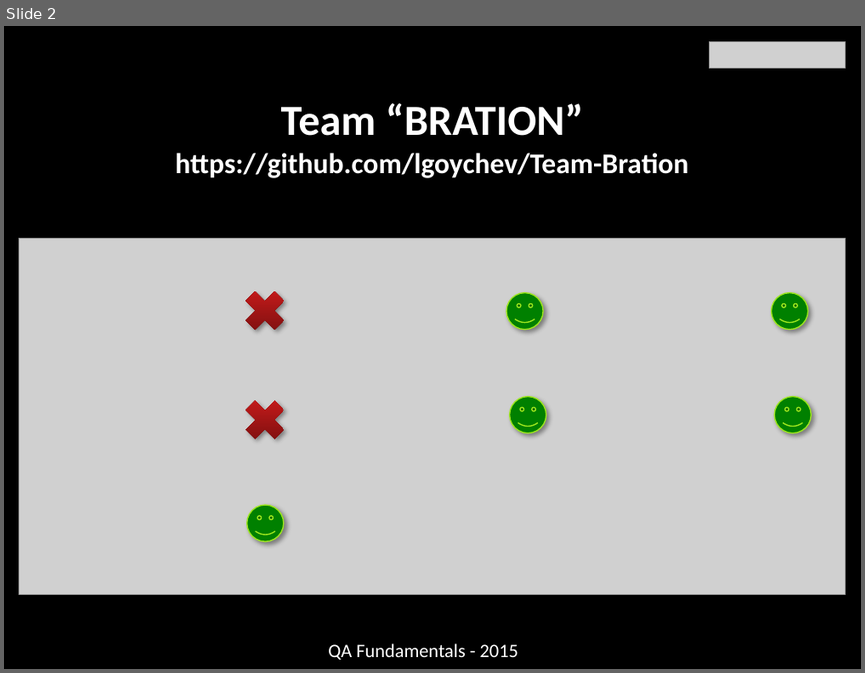
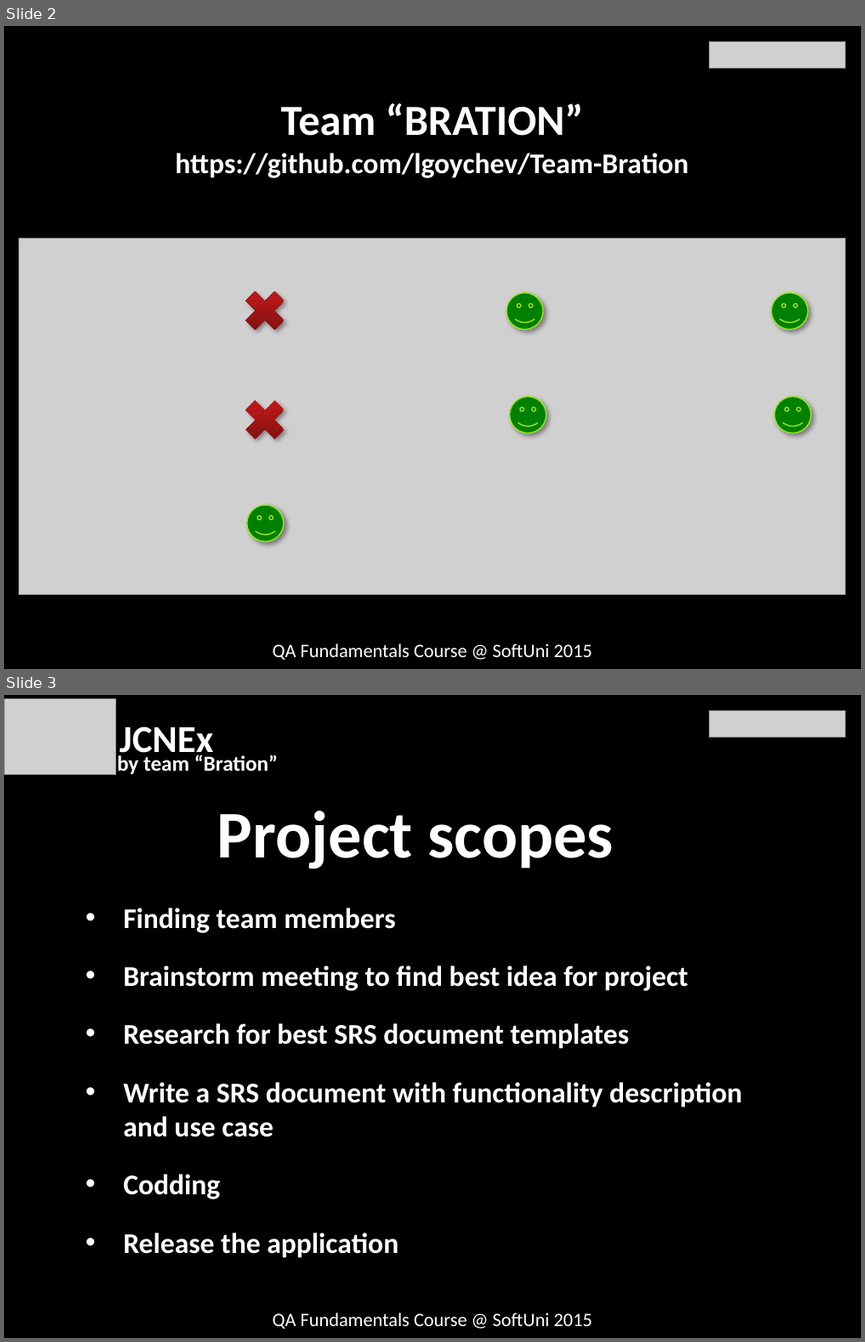
Before and after one commit to lgoychev/Team-Bration, a slide deck: Presenttion/Present_team_Bration_01.pptx. Shown one above the other, each under a label of ours: slide 2 before the commit, slides 2 and 3 after it. The pictures are 865x673 and 865x1342 pixels, drawn with LibreOffice and Linux fonts; fonts in the diff are those of the drawing; grey boxes stand for pictures; background and template pictures are left out. Boxes give left, top, right and bottom in pixels: in the first picture for what was removed or moved away, otherwise in the second. Text is boxed around its words. In the diff, an @@ line names an element or a change of style, - is before the commit and + after.

```diff
--- a/Presenttion/Present_team_Bration_01.pptx
+++ b/Presenttion/Present_team_Bration_01.pptx
@@ slide 3 added at <box>4,695,861,1338</box>, background picture (left out) @@
@@ picture added at <box>4,699,115,776</box> @@
@@ picture added at <box>710,711,846,737</box> @@
@@ text added at <box>120,726,213,762</box>, 32 pt, text #FFFFFF, bold @@
+JCNEx
@@ text added at <box>117,755,278,774</box>, 18 pt, text #FFFFFF, bold @@
+by team “Bration”
@@ text added at <box>217,811,613,869</box>, 56 pt, text #FFFFFF, bold @@
+Project scopes
@@ text added at <box>123,907,742,1258</box>, 24 pt, text #FFFFFF, bold @@
+• Finding team members
+• Brainstorm meeting to find best idea for project
+• Research for best SRS document templates
+• Write a SRS document with functionality description and use case
+• Codding
+• Release the application
@@ text added at <box>273,1312,592,1328</box>, 16 pt, text #FFFFFF @@
+QA Fundamentals Course @ SoftUni 2015
@@ slide 2 changed as well @@
@@ text at <box>273,643,592,659</box>: text changed @@
-QA Fundamentals - 2015
+QA Fundamentals Course @ SoftUni 2015
```
Also in this commit, not shown: 2 other slides changed, 2 other slides added, 1 other file.
